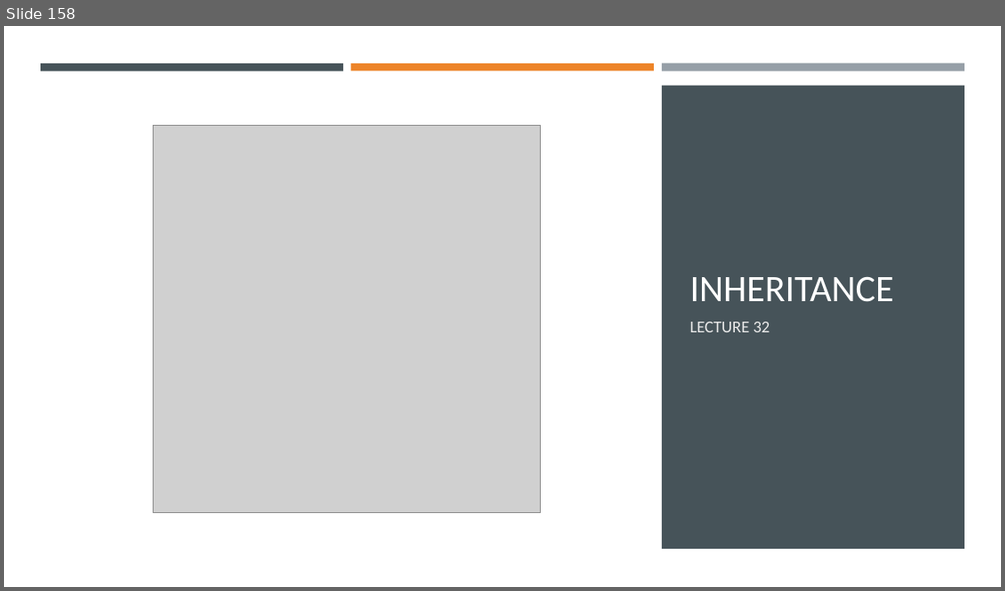
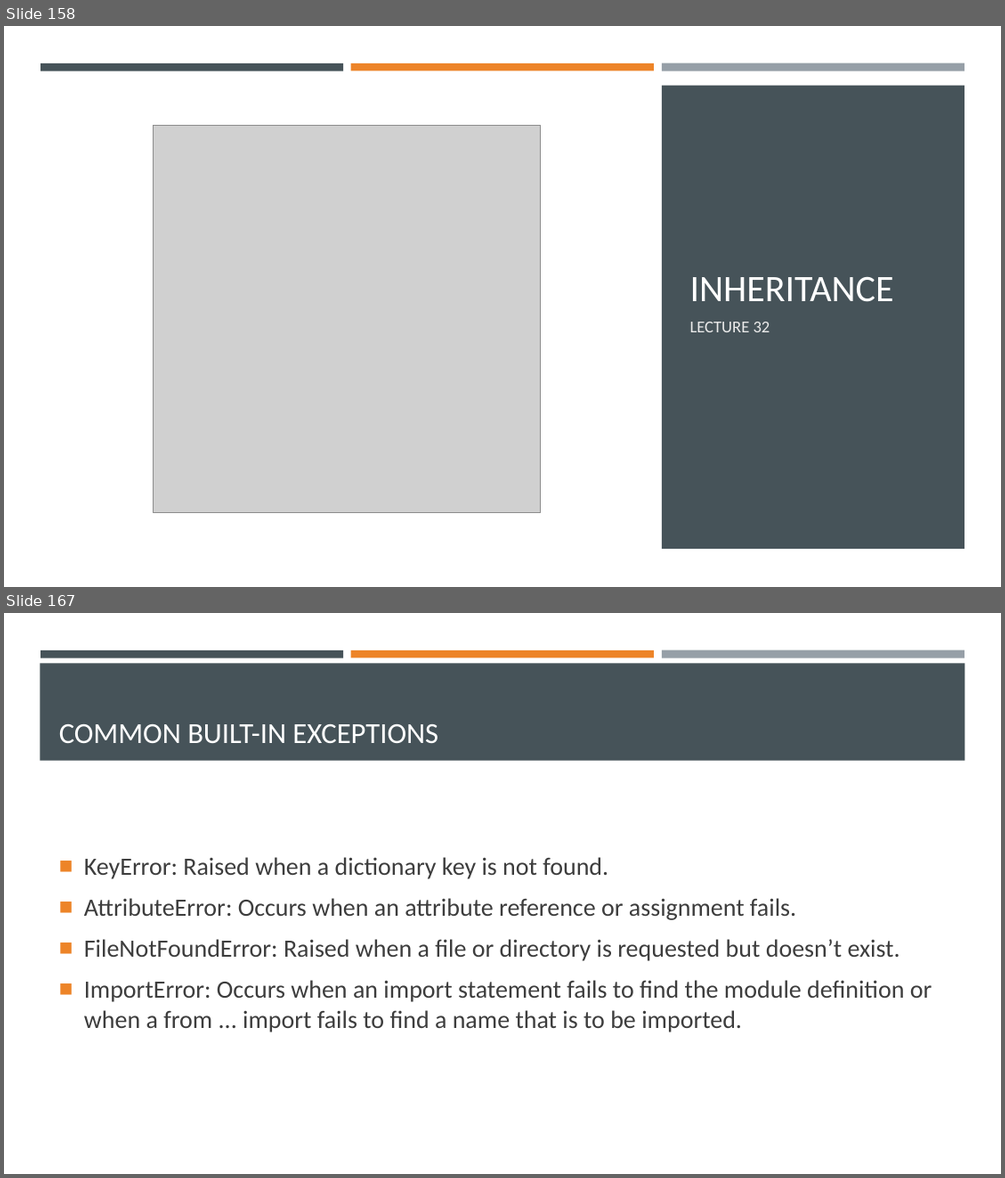
Before and after one commit to Ghost0396/iot, a slide deck: python/Python 3.pptx. Shown one above the other, each under a label of ours: slide 158 before the commit, slides 158 and 167 after it; the slides between them are not shown. The pictures are 1005x591 and 1005x1178 pixels, drawn with LibreOffice and Linux fonts; fonts in the diff are those of the drawing; grey boxes stand for pictures. Boxes give left, top, right and bottom in pixels: in the first picture for what was removed or moved away, otherwise in the second. Text is boxed around its words. In the diff, an @@ line names an element or a change of style, - is before the commit and + after.

```diff
--- a/python/Python 3.pptx
+++ b/python/Python 3.pptx
@@ slide 167 added at <box>4,613,1001,1174</box>, background #FFFFFF @@
@@ rectangle added at <box>40,663,965,761</box>, fill #465359 @@
@@ rectangle added at <box>40,650,343,657</box>, fill #465359 @@
@@ rectangle added at <box>351,650,654,657</box>, fill #ED8428 @@
@@ rectangle added at <box>662,650,964,658</box>, fill #969FA7 @@
@@ title added at <box>59,724,438,743</box>, 28 pt, text #FFFFFF @@
+COMMON BUILT-IN EXCEPTIONS
@@ text added at <box>84,857,932,1032</box>, 24 pt, text #3D3D3D @@
+■ KeyError: Raised when a dictionary key is not found.
+■ AttributeError: Occurs when an attribute reference or assignment fails.
+■ FileNotFoundError: Raised when a file or directory is requested but doesn’t exist.
+■ ImportError: Occurs when an import statement fails to find the module definition or when a from ... import fails to find a name that is to be imported.
```
Also in this commit, not shown: 19 other slides added, 2 other files.
